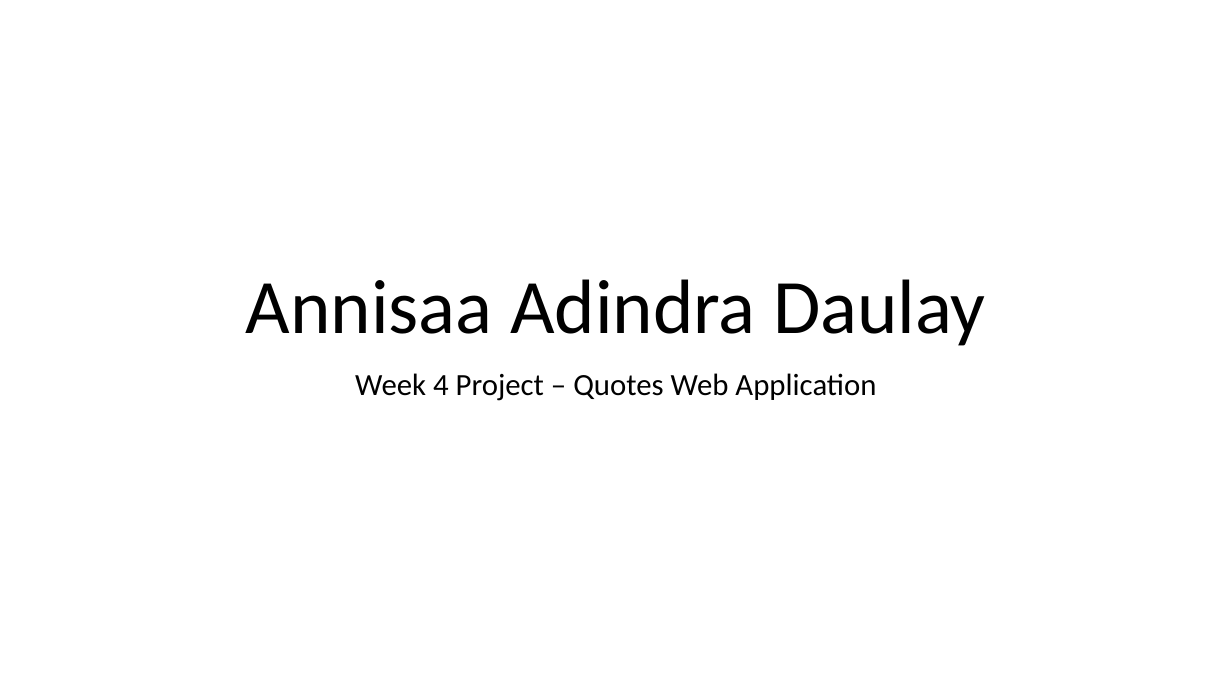
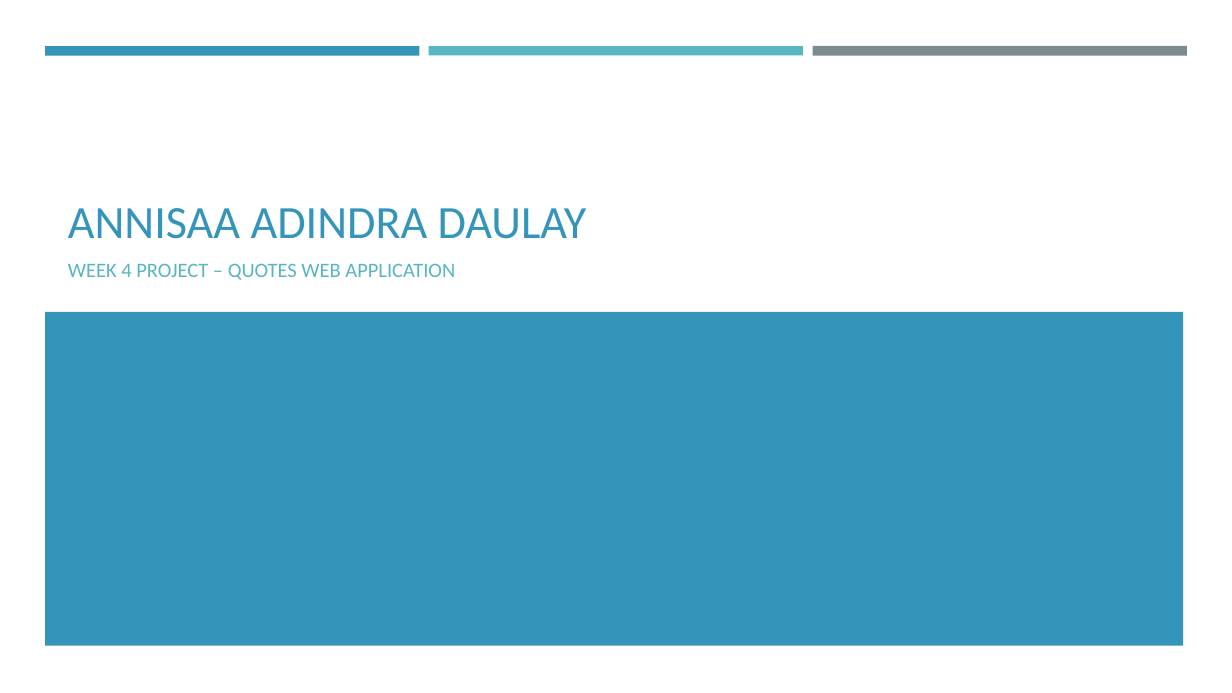
Before and after one commit to annisaaadindra/quotes-web-app, a slide deck: slide 1 of Annisaa Adindra Daulay.pptx. Drawn at 1232x693 pixels with LibreOffice and Linux fonts; fonts in the diff are those of the drawing. Boxes give left, top, right and bottom in pixels: in the first picture for what was removed or moved away, otherwise in the second. Text is boxed around its words. In the diff, an @@ line names an element or a change of style, - is before the commit and + after.

```diff
--- a/Annisaa Adindra Daulay.pptx
+++ b/Annisaa Adindra Daulay.pptx
@@ rectangle added at box(45, 46, 420, 55), fill #3494BA @@
@@ rectangle added at box(429, 46, 803, 55), fill #58B6C0 @@
@@ rectangle added at box(812, 46, 1187, 56), fill #7A8C8E @@
@@ title at box(68, 208, 587, 239): text changed; size 60 to 36 pt; text colour #000000 to #3494BA @@
-Annisaa Adindra Daulay
+ANNISAA ADINDRA DAULAY
@@ subtitle at box(68, 263, 455, 280): text changed; size 24 to 16 pt; text colour #000000 to #58B6C0 @@
-Week 4 Project – Quotes Web Application
+WEEK 4 PROJECT – QUOTES WEB APPLICATION
@@ rectangle added at box(45, 311, 1184, 645), fill #3494BA @@
```
Also in this commit, not shown: 6 slides added, 2 other files.
